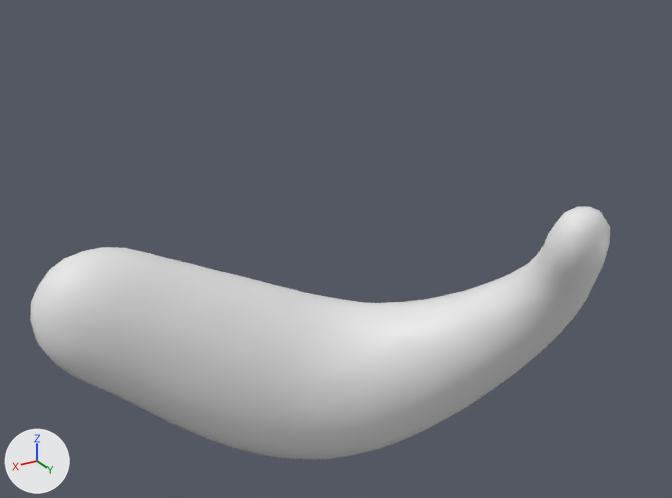
What one commit did to the FBX model assets/auras/monarca/exports/monarca_chama_baixo_e.fbx.
Both versions are drawn from a camera (50 mm lens) standing at (0.09, 2.93, 3.42) and looking at (-1.65, 0.02, 1.97). Arrows for +X, +Y and +Z are at lower left; the lights stay in place. The older version comes first.

The first picture shows 'monarca_chama_baixo_e'.
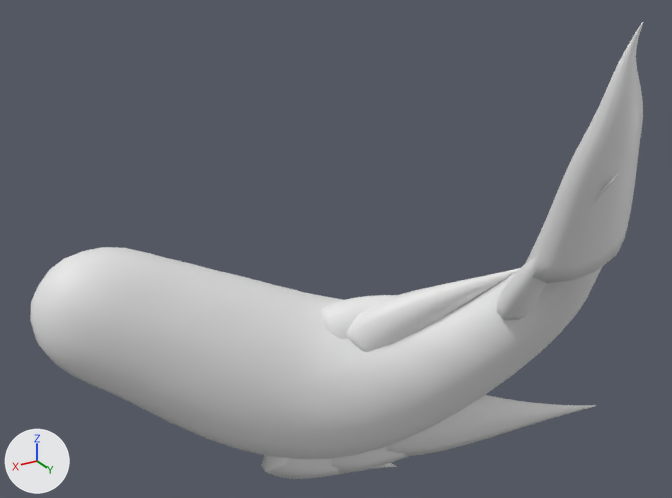
The change, as JSON lines over the scene's bpy script:
```json
{"block": "me_chama_baixo_e", "where": "# used by ob_monarca_chama_baixo_e; location = (0.0, 0.0, 0.0)"}
{"op": "remove", "block": "me_chama_baixo_e", "code": "me_chama_baixo_e.from_pydata(...)  # 802 vertices, 1600 faces; spans x -2.58..-0.56, y -0.68..0.7, z 0.84..2.19"}
{"op": "add", "block": "me_chama_baixo_e", "code": "me_chama_baixo_e.from_pydata(...)  # 2376 vertices, 4720 faces; spans x -2.81..-0.56, y -0.68..0.9, z 0.73..2.93"}
{"block": "me_chama_baixo_e", "change": "me_chama_baixo_e part 1: a new loose piece of 242 vertices spanning x -2.62..-2.13, y 0.47..0.9, z 1.9..2.93"}
{"block": "me_chama_baixo_e", "change": "me_chama_baixo_e part 2: a new loose piece of 222 vertices spanning x -2.81..-1.94, y -0.21..0.42, z 0.8..1.21"}
{"block": "me_chama_baixo_e", "change": "me_chama_baixo_e part 3: a new loose piece of 222 vertices spanning x -2.28..-1.67, y -0.26..0.17, z 1.28..1.67"}
{"block": "me_chama_baixo_e", "change": "me_chama_baixo_e part 4: a new loose piece of 222 vertices spanning x -2.38..-1.73, y -0.16..0.39, z 1.35..1.88"}
{"block": "me_chama_baixo_e", "change": "me_chama_baixo_e part 5: a new loose piece of 222 vertices spanning x -2.28..-1.7, y -0.31..0.07, z 0.74..1.15"}
{"block": "me_chama_baixo_e", "change": "me_chama_baixo_e part 6: a new loose piece of 222 vertices spanning x -2.05..-1.43, y -0.39..-0.07, z 0.73..1.14"}
{"block": "me_chama_baixo_e", "change": "me_chama_baixo_e part 7: a new loose piece of 222 vertices spanning x -2.39..-2.15, y 0.36..0.88, z 1.7..2.43"}
```

Boxes [x1, y1, x2, y2] around the edits, measured in the pictures (672 x 498 px):
```json
{"object": "monarca_chama_baixo_e", "change": "reshaped", "before": [30, 207, 610, 459], "after": [30, 22, 643, 479], "on screen": "81% taller"}
{"part": 1, "of": "me_chama_baixo_e", "change": "added", "after": [526, 22, 643, 283]}
{"part": 2, "of": "me_chama_baixo_e", "change": "added", "after": [386, 395, 595, 456]}
{"part": 3, "of": "me_chama_baixo_e", "change": "added", "after": [320, 295, 397, 339]}
{"part": 4, "of": "me_chama_baixo_e", "change": "added", "after": [346, 268, 520, 352]}
{"part": 5, "of": "me_chama_baixo_e", "change": "added", "after": [331, 447, 409, 473]}
{"part": 6, "of": "me_chama_baixo_e", "change": "added", "after": [261, 455, 397, 479]}
{"part": 7, "of": "me_chama_baixo_e", "change": "added", "after": [496, 173, 620, 320]}
```
